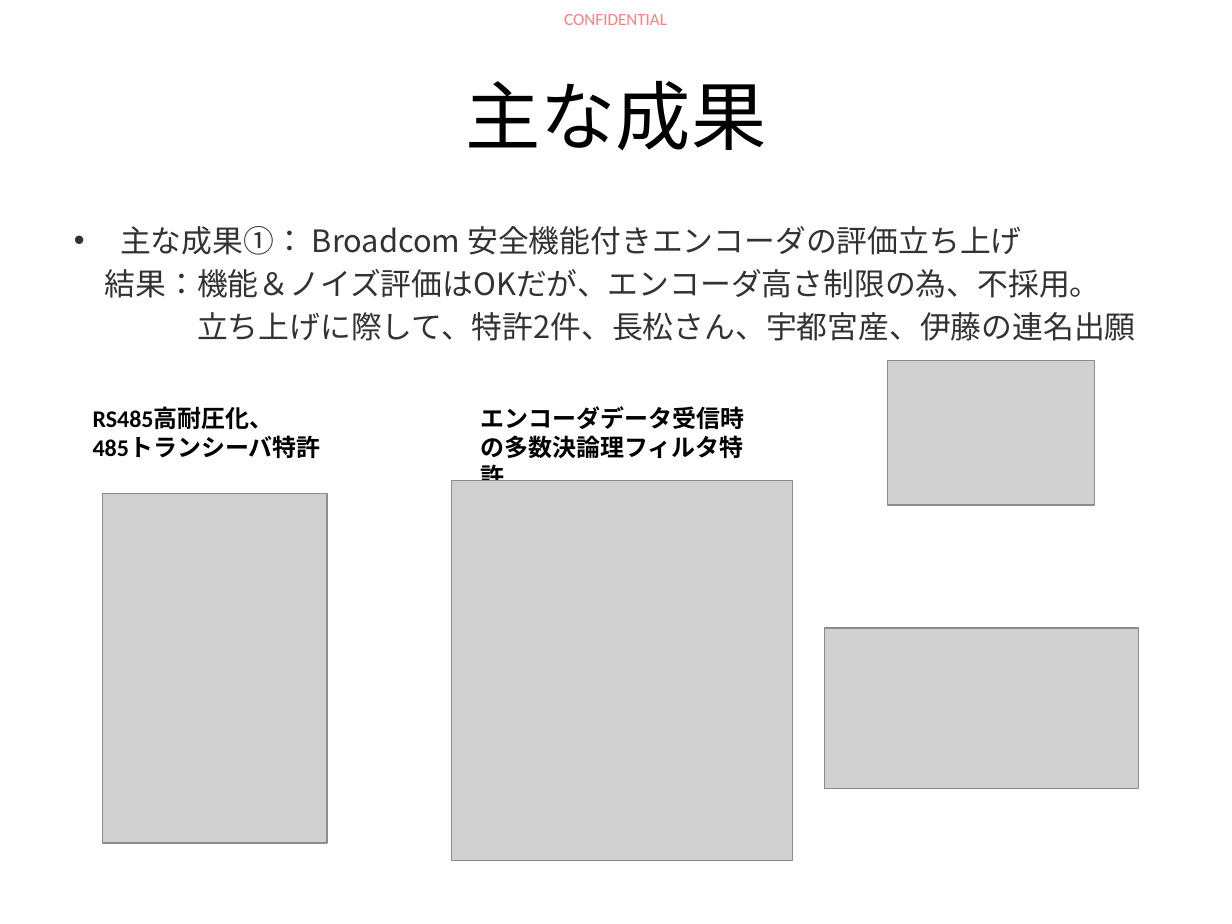
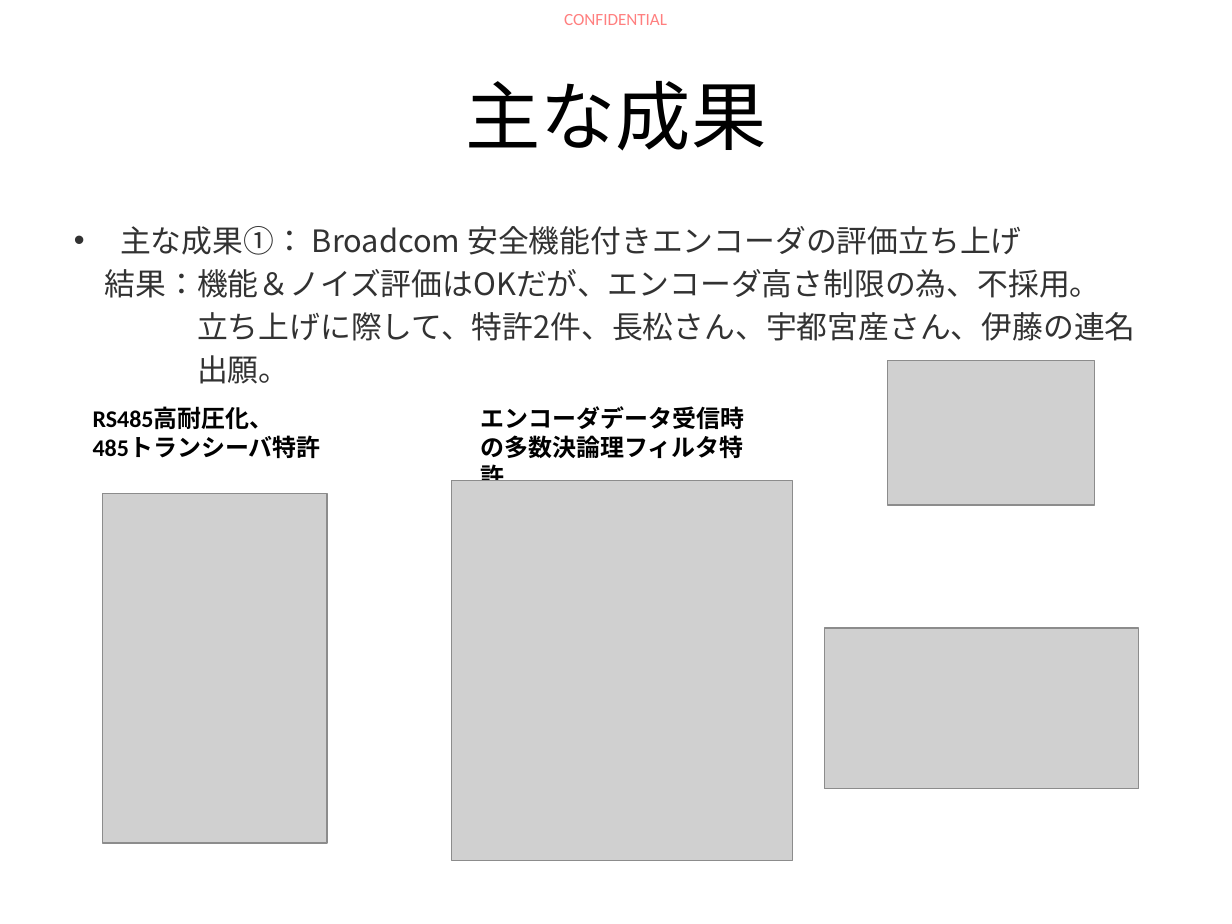
Before and after one commit to HiroyaIto/santech, a slide deck: slide 4 of 20250923/退職プレゼン_20250912.pptx. Drawn at 1232x924 pixels with LibreOffice and Linux fonts; fonts in the diff are those of the drawing; grey boxes stand for pictures; background and template pictures are left out. Boxes give left, top, right and bottom in pixels: in the first picture for what was removed or moved away, otherwise in the second. Text is boxed around its words. In the diff, an @@ line names an element or a change of style, - is before the commit and + after.

```diff
--- a/20250923/退職プレゼン_20250912.pptx
+++ b/20250923/退職プレゼン_20250912.pptx
@@ text at (x1=197, y1=312, x2=1136, y2=384): text changed @@
-立ち上げに際して、特許2件、長松さん、宇都宮産、伊藤の連名出願
+立ち上げに際して、特許2件、長松さん、宇都宮産さん、伊藤の連名
+出願。
```
Also in this commit, not shown: 2 other files.
